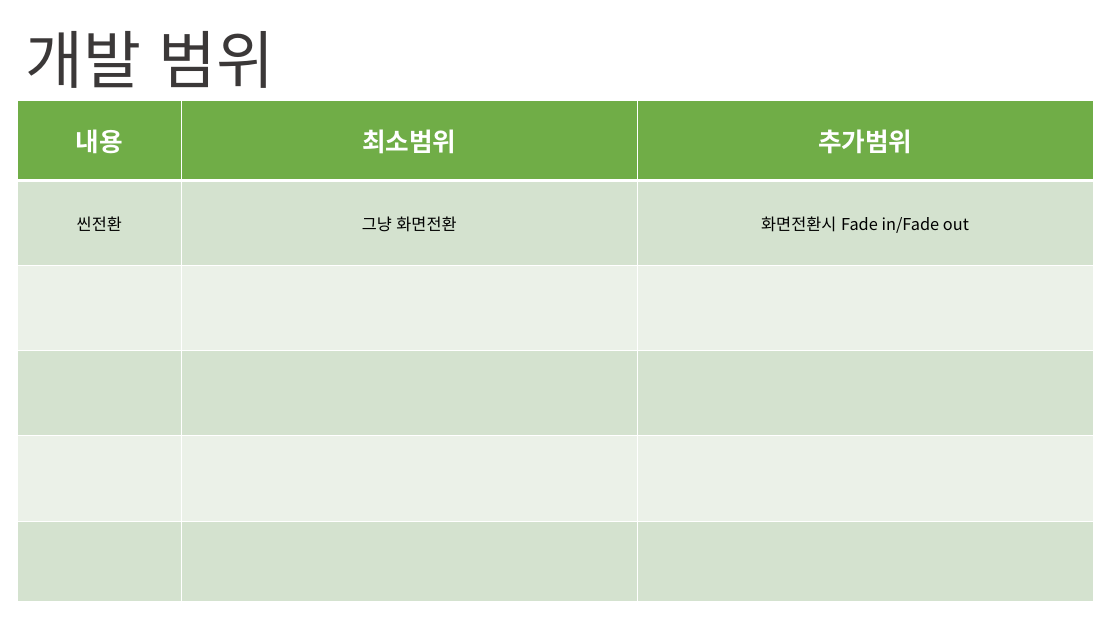
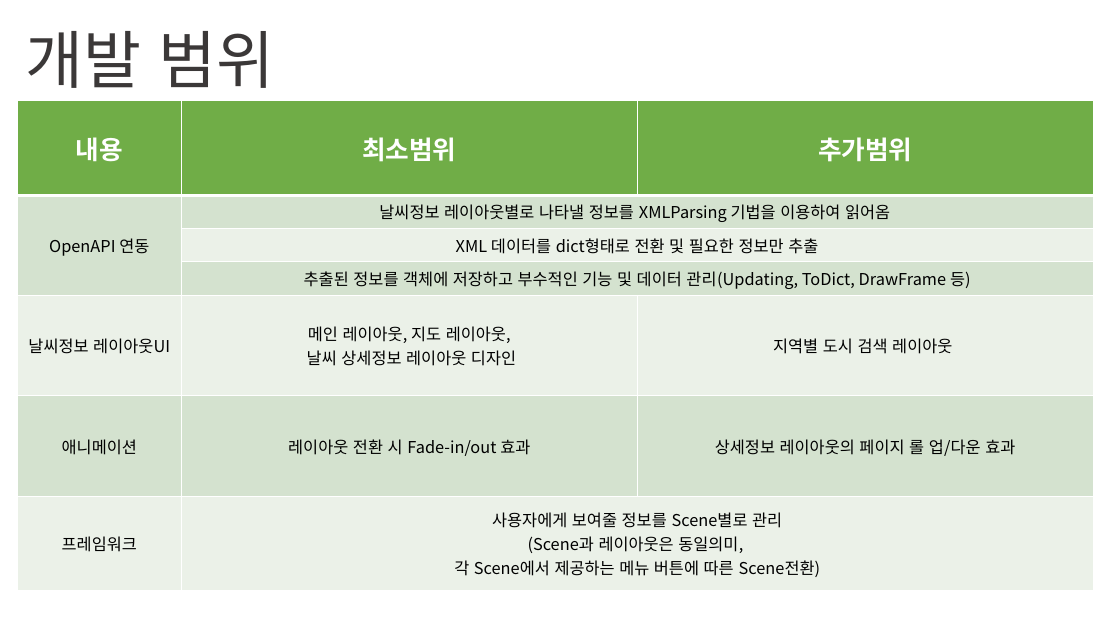
Before and after one commit to mydreamshine/Wetherforecast, a slide deck: slide 3 of PPT/미세한 날씨-중간보고.pptx. Drawn at 1120x630 pixels with LibreOffice and Linux fonts; fonts in the diff are those of the drawing. Boxes give left, top, right and bottom in pixels: in the first picture for what was removed or moved away, otherwise in the second. Text is boxed around its words. In the diff, an @@ line names an element or a change of style, - is before the commit and + after.

Commit message:
미세한 날씨 중간발표 제작

```diff
--- a/PPT/미세한 날씨-중간보고.pptx
+++ b/PPT/미세한 날씨-중간보고.pptx
@@ table at (x1=18, y1=101, x2=1094, y2=591) @@
-row 2: 씬전환 | 그냥 화면전환 | 화면전환시 Fade in/Fade out
-row 3:  |  | 
-row 4:  |  | 
-row 5:  |  | 
-row 6:  |  | 
+row 2: OpenAPI 연동 | 날씨정보 레이아웃별로 나타낼 정보를 XMLParsing 기법을 이용하여 읽어옴 | 
+row 3:  | XML 데이터를 dict형태로 전환 및 필요한 정보만 추출 | 
+row 4:  | 추출된 정보를 객체에 저장하고 부수적인 기능 및 데이터 관리(Updating, ToDict, DrawFrame 등) | 
+row 5: 날씨정보 레이아웃UI | 메인 레이아웃, 지도 레이아웃, / 날씨 상세정보 레이아웃 디자인 | 지역별 도시 검색 레이아웃
+row 6: 애니메이션 | 레이아웃 전환 시 Fade-in/out 효과 | 상세정보 레이아웃의 페이지 롤 업/다운 효과
+row 7: 프레임워크 | 사용자에게 보여줄 정보를 Scene별로 관리 / (Scene과 레이아웃은 동일의미, / 각 Scene에서 제공하는 메뉴 버튼에 따른 Scene전환) | 
```
Also in this commit, not shown: 3 other slides changed.
